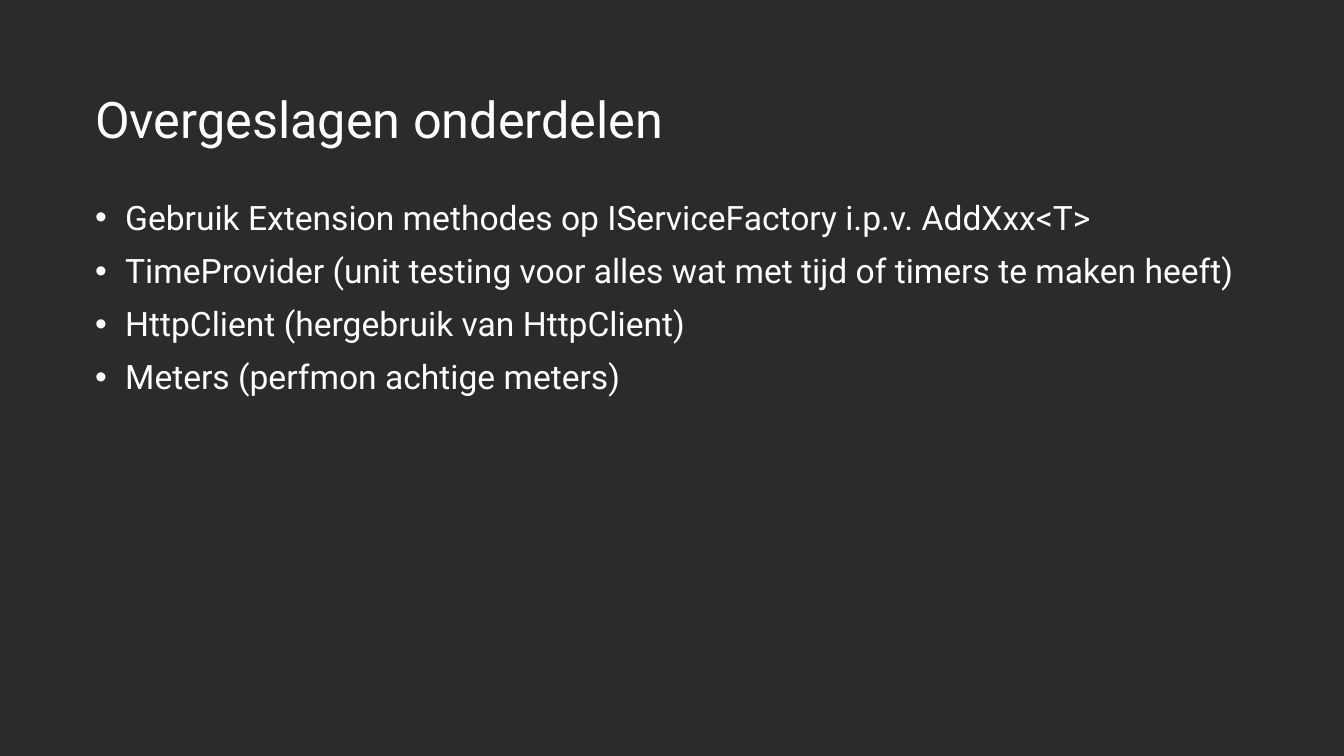
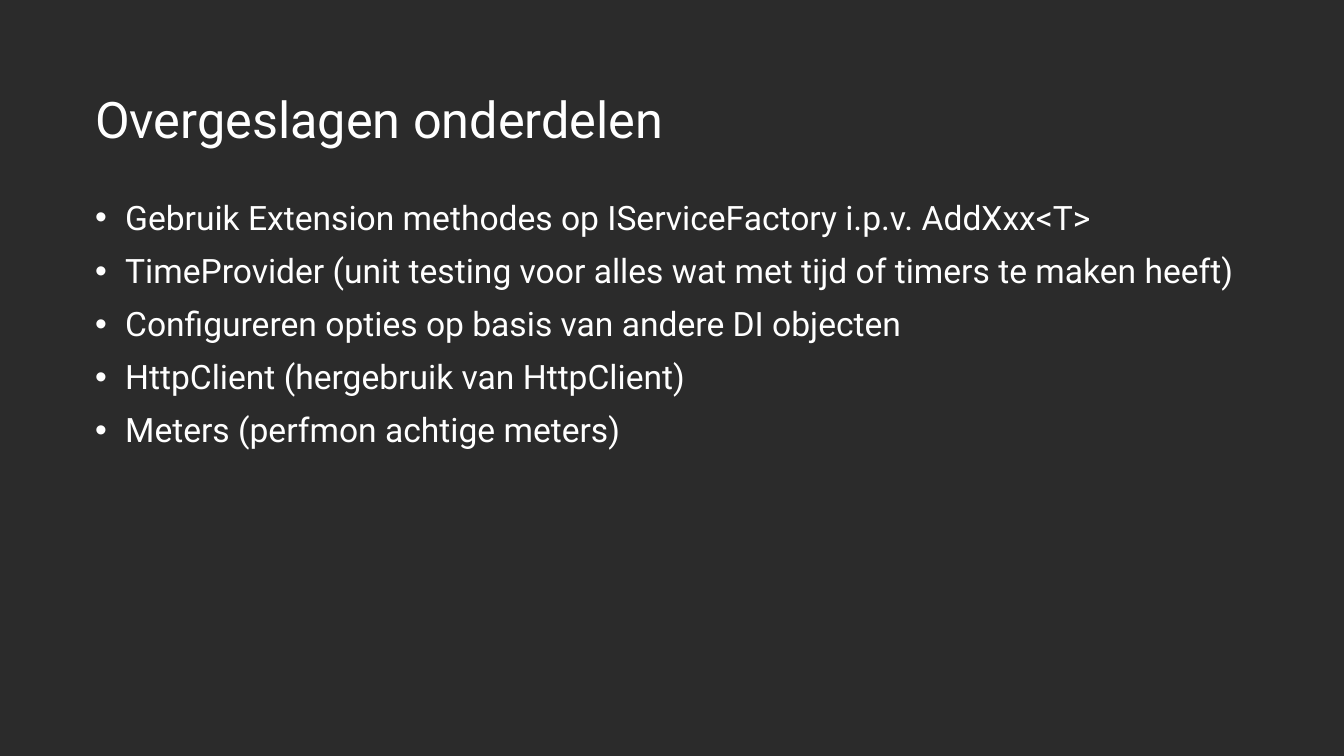
Before and after one commit to desdesdes/effectief-coredi, a slide deck: slide 25 of DI.pptx. Drawn at 1344x756 pixels with LibreOffice and Linux fonts; fonts in the diff are those of the drawing; background and template pictures are left out; a plain dark background stands for a picture behind light text. Boxes give left, top, right and bottom in pixels: in the first picture for what was removed or moved away, otherwise in the second. Text is boxed around its words. In the diff, an @@ line names an element or a change of style, - is before the commit and + after.

```diff
--- a/DI.pptx
+++ b/DI.pptx
@@ text at [125,310,901,343]: paragraph added @@
+• Configureren opties op basis van andere DI objecten
```
Also in this commit, not shown: 1 other slide changed, 1 other file.
